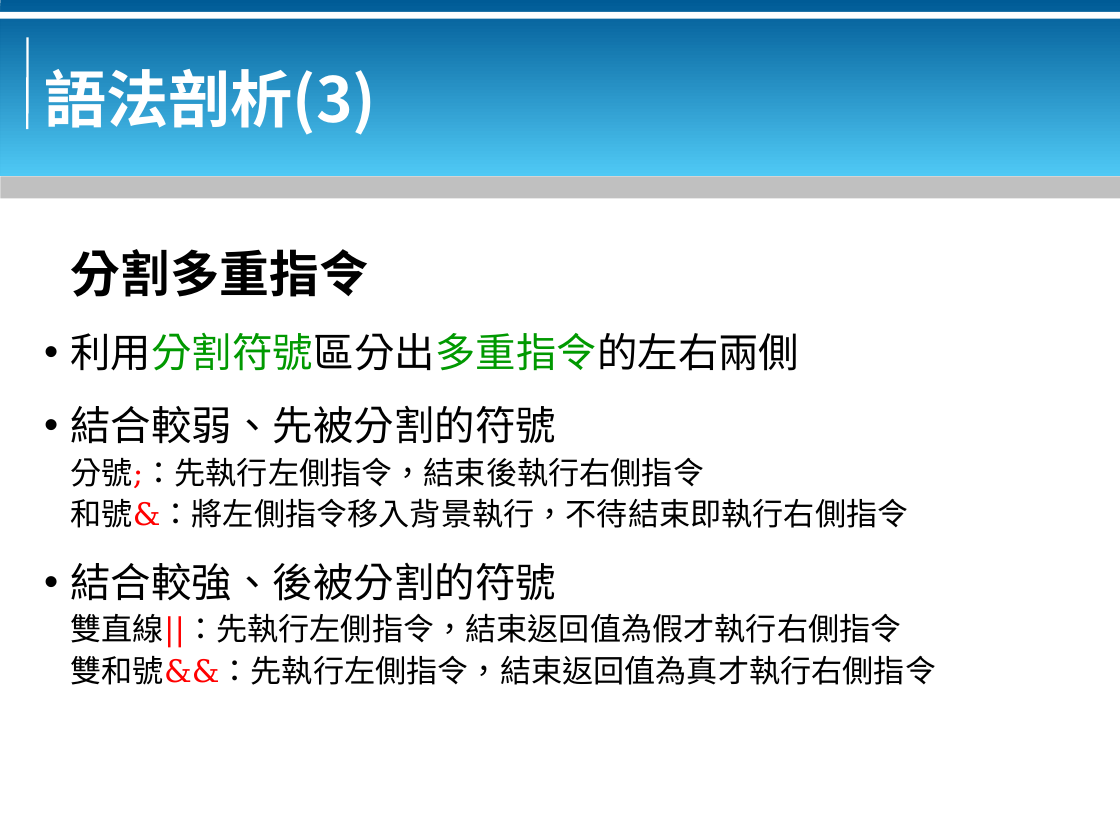
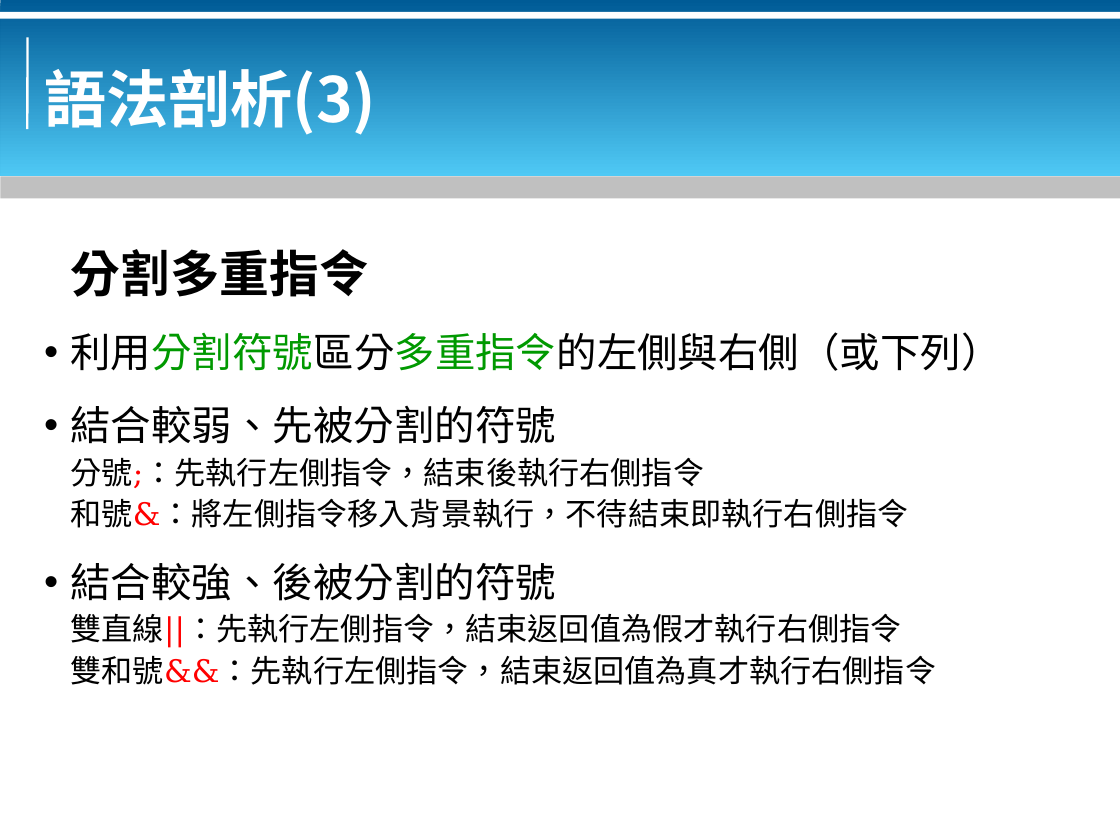
Before and after one commit to bluebat/.presentations, a slide deck: slide 9 of bash-basics.odp. Drawn at 1120x840 pixels with LibreOffice and Linux fonts; fonts in the diff are those of the drawing; background and template pictures are left out. Boxes give left, top, right and bottom in pixels: in the first picture for what was removed or moved away, otherwise in the second. Text is boxed around its words. In the diff, an @@ line names an element or a change of style, - is before the commit and + after.

```diff
--- a/bash-basics.odp
+++ b/bash-basics.odp
@@ text at [71,332,1002,371]: text changed @@
-• 利用分割符號區分出多重指令的左右兩側
+• 利用分割符號區分多重指令的左側與右側（或下列）
```
Also in this commit, not shown: 11 other slides changed.
